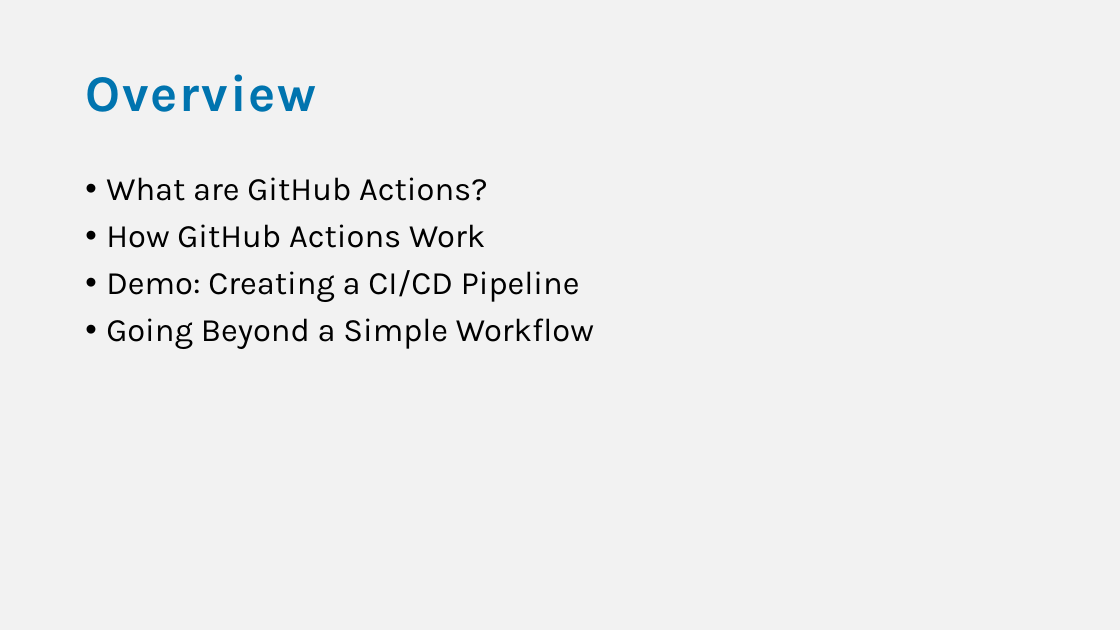
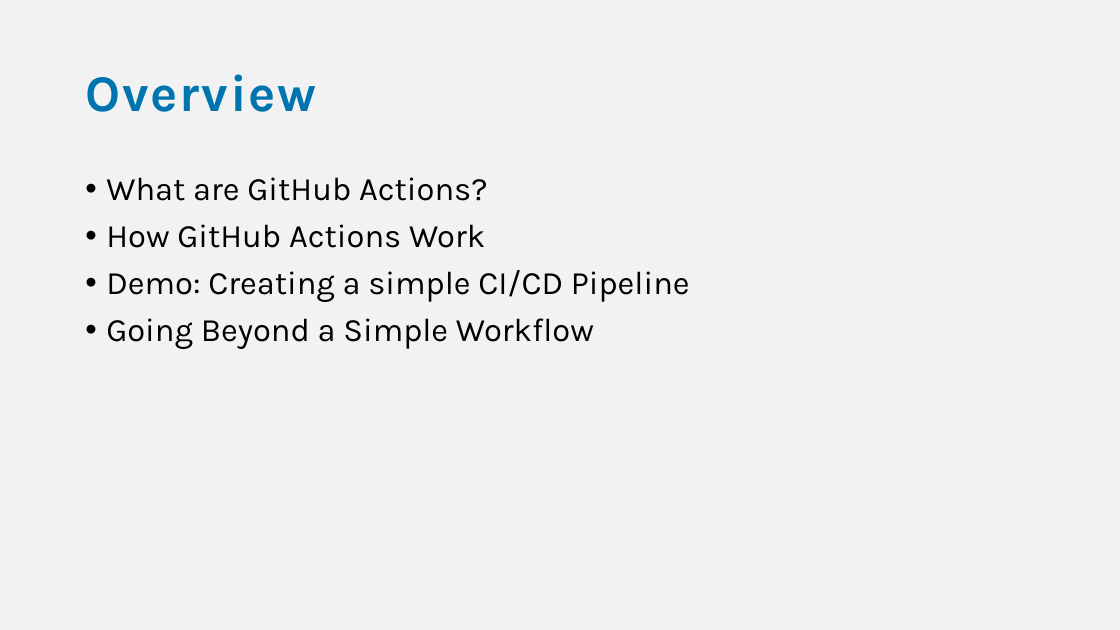
Before and after one commit to bjablonsky/GithubActions, a slide deck: slide 3 of slides/GithubActions-WorkflowsInYourRepo.pptx. Drawn at 1120x630 pixels with LibreOffice and Linux fonts; fonts in the diff are those of the drawing. Boxes give left, top, right and bottom in pixels: in the first picture for what was removed or moved away, otherwise in the second. Text is boxed around its words. In the diff, an @@ line names an element or a change of style, - is before the commit and + after.

```diff
--- a/slides/GithubActions-WorkflowsInYourRepo.pptx
+++ b/slides/GithubActions-WorkflowsInYourRepo.pptx
@@ text at <box>106,270,690,302</box>: text changed @@
-• Demo: Creating a CI/CD Pipeline
+• Demo: Creating a simple CI/CD Pipeline
```
Also in this commit, not shown: 5 other slides changed, 1 slide added, 1 other file.
